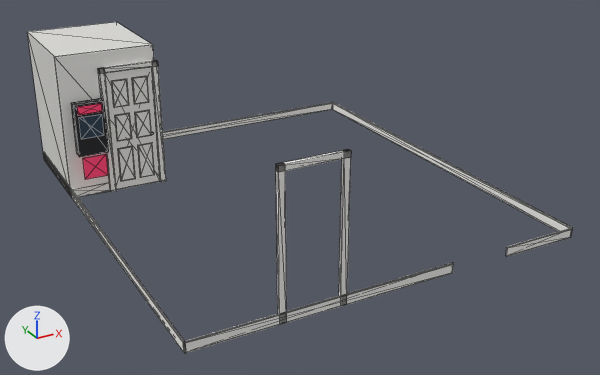
Renders of the glTF model scratchpad/bsmt/glb/Arcade_Baseboards.glb from each side of a commit.
Before and after are seen from a camera (50 mm lens) standing at (-2.8, -15.06, 5.81) and looking at (3.25, -4.06, 0.31). The lights are fixed; the arrows at lower left show +X, +Y and +Z. The older version comes first. Mesh edges are drawn as thin lines. Vertices at exactly the same position are counted once.

Objects in the first picture: 'root'.
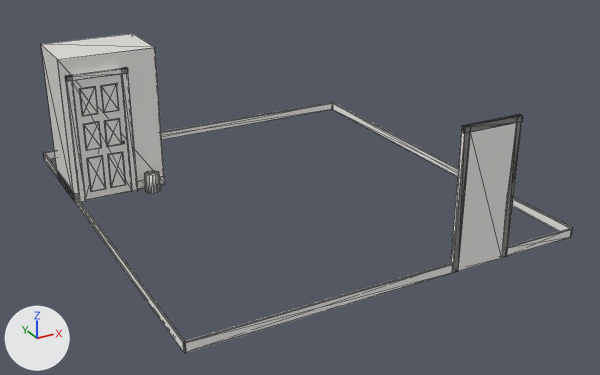
The change, as a diff of the scene's bpy script:
```diff
--- a/scratchpad/bsmt/glb/Arcade_Baseboards.glb.py
+++ b/scratchpad/bsmt/glb/Arcade_Baseboards.glb.py
@@ me_mesh_0 @@
-me_mesh_0.from_pydata(...)  # 273 vertices, 472 faces; spans x 0.0..6.31, y -7.1..0.0, z 0.0..2.43
+me_mesh_0.from_pydata(...)  # 432 vertices, 744 faces; spans x 0.0..6.31, y -7.1..0.0, z 0.0..2.43
+# me_mesh_0 part 1: a new loose piece, a box spanning x 0.177..0.981, y -2.195..-2.158, z 0.0..2.082, in mat_whitewd (white #f4f3f0)
+# me_mesh_0 part 2: the loose piece of 8 vertices spanning x 0.86..1.1, y -2.03..-2.02, z 0.16..0.74 is moved by (-0.58, -0.18, 0.0)
+# me_mesh_0 part 3: the loose piece of 8 vertices spanning x 0.85..1.11, y -2.02..-2.01, z 0.15..0.75 is moved by (-0.23, -0.19, 0.0), in mat_whitewd (white #f4f3f0)
+# me_mesh_0 part 4: the loose piece of 8 vertices spanning x 0.86..1.1, y -2.03..-2.02, z 0.9..1.33 is moved by (-0.58, -0.18, 0.0)
+# me_mesh_0 part 5: the loose piece of 8 vertices spanning x 0.85..1.11, y -2.02..-2.01, z 0.88..1.34 is moved by (-0.23, -0.19, 0.0), in mat_whitewd (white #f4f3f0)
+# me_mesh_0 part 6: the loose piece of 8 vertices spanning x 0.86..1.1, y -2.03..-2.02, z 1.49..1.93 is moved by (-0.58, -0.18, 0.0)
+# me_mesh_0 part 7: the loose piece of 8 vertices spanning x 0.85..1.11, y -2.02..-2.01, z 1.48..1.94 is moved by (-0.23, -0.19, 0.0), in mat_whitewd (white #f4f3f0)
+# me_mesh_0 part 8: the loose piece of 8 vertices spanning x 1.2..1.46, y -2.02..-2.01, z 0.15..0.75 is moved by (-0.93, -0.18, 0.0)
+# me_mesh_0 part 9: the loose piece of 8 vertices spanning x 1.21..1.45, y -2.03..-2.02, z 0.16..0.74 is moved by (-0.58, -0.17, 0.0), in mat_doorshade (light grey #cdcac4)
+# me_mesh_0 part 10: a new loose piece, a box spanning x 0.2747..0.5355, y -2.2007..-2.1946, z 0.8845..1.343, in mat_doorshade (light grey #cdcac4)
+# me_mesh_0 part 11: the loose piece of 8 vertices spanning x 1.21..1.45, y -2.03..-2.02, z 0.9..1.33 is moved by (-0.58, -0.17, 0.0), in mat_doorshade (light grey #cdcac4)
+# me_mesh_0 part 12: the loose piece of 8 vertices spanning x 1.2..1.46, y -2.02..-2.01, z 1.48..1.94 is moved by (-0.93, -0.18, 0.0)
+# me_mesh_0 part 13: the loose piece of 8 vertices spanning x 1.21..1.45, y -2.03..-2.02, z 1.49..1.93 is moved by (-0.58, -0.17, 0.0), in mat_doorshade (light grey #cdcac4)
+# me_mesh_0 part 14: a new loose piece, a 14-sided cut cone along z (radius 0.13 at the low end, 0.12 at the high end) spanning x 1.18..1.44, y -2.46..-2.2, z 0.0..0.32, in mat_a2wht (white #e9e7e2)
+# me_mesh_0 part 15: a new loose piece of 44 vertices spanning x 0.0..1.58, y -2.23..-1.04, z 0.0..2.43
+# me_mesh_0 part 16: a new loose piece of 26 vertices spanning x 4.04..5.02, y -7.1..-7.04, z 0.0..2.17
+# me_mesh_0 part 17: 7 loose pieces with 68 vertices, spanning x 0.17..2.28, y -7.1..-1.98, z 0.0..2.17, are deleted
+# me_mesh_0 part 18: 37 vertices removed from x 0.0..1.66, y -2.04..0.0, z 0.0..2.43
+# me_mesh_0 part 19: 18 vertices added at x 4.03..5.02, y -7.1..-7.04, z 0.0..2.17
+# other edits to the shape of me_mesh_0 do not show in these pictures
 me_mesh_0.materials.append(mat_trim)
@@ me_mesh_0 @@
 me_mesh_0.materials.append(mat_blackmet)
-me_mesh_0.materials.append(mat_arcab)  # black #191a1e
-me_mesh_0.materials.append(mat_arscr)  # black #0a0c10
-me_mesh_0.materials.append(mat_armqw)  # red #8e1f3c, glowing red #8e1f3c
+me_mesh_0.materials.append(mat_a2wht)  # white #e9e7e2
```

Changed parts and their boxes (x1, y1, x2, y2) in the pictures (600 x 375 px; the box of a moved part takes in the faces that stretch with it):
'root', reshaped: before (27, 22, 573, 353); after (41, 34, 573, 353)
part 1 of me_mesh_0, added: after (73, 74, 132, 201)
part 2 of me_mesh_0, moved or reshaped: before (119, 147, 135, 181); after (88, 156, 106, 191)
part 3 of me_mesh_0, moved or reshaped: before (118, 146, 136, 181); after (109, 152, 126, 187)
part 4 of me_mesh_0, moved or reshaped: before (116, 114, 132, 141); after (84, 122, 101, 150)
part 5 of me_mesh_0, moved or reshaped: before (115, 113, 132, 141); after (105, 119, 122, 146)
part 6 of me_mesh_0, moved or reshaped: before (112, 79, 129, 107); after (80, 87, 98, 116)
part 7 of me_mesh_0, moved or reshaped: before (112, 79, 129, 107); after (102, 84, 119, 112)
part 8 of me_mesh_0, moved or reshaped: before (138, 143, 155, 178); after (87, 155, 106, 192)
part 9 of me_mesh_0, moved or reshaped: before (138, 143, 154, 177); after (108, 152, 126, 188)
part 10 of me_mesh_0, added: after (83, 121, 102, 150)
part 11 of me_mesh_0, moved or reshaped: before (136, 111, 151, 137); after (104, 118, 122, 147)
part 12 of me_mesh_0, moved or reshaped: before (132, 76, 149, 104); after (79, 86, 98, 116)
part 13 of me_mesh_0, moved or reshaped: before (133, 77, 149, 104); after (101, 83, 119, 113)
part 14 of me_mesh_0, added: after (145, 171, 161, 194)
part 15 of me_mesh_0, added: after (41, 34, 165, 202)
part 16 of me_mesh_0, added: after (453, 114, 522, 272)
part 17 of me_mesh_0, deleted: before (71, 67, 351, 324)
part 18 of me_mesh_0, deleted: before (27, 22, 166, 197)
part 19 of me_mesh_0, added: after (451, 115, 523, 273)
